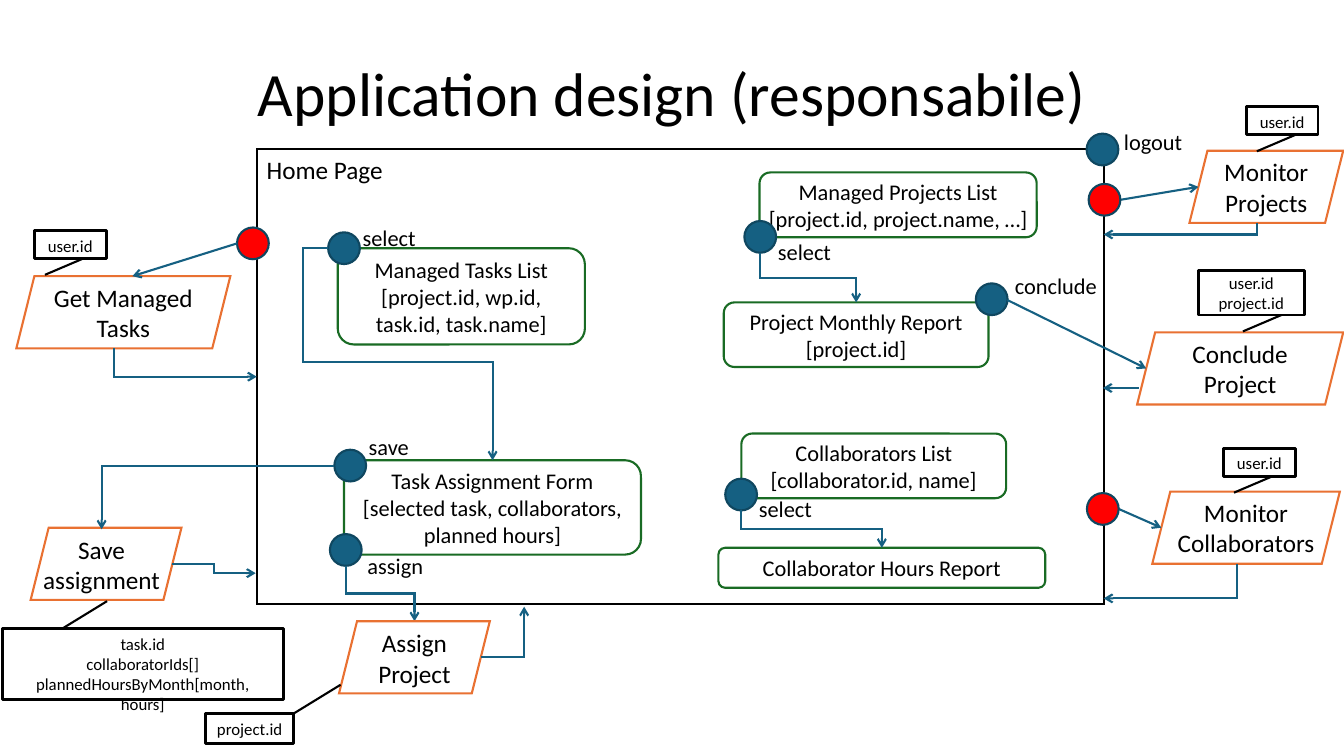
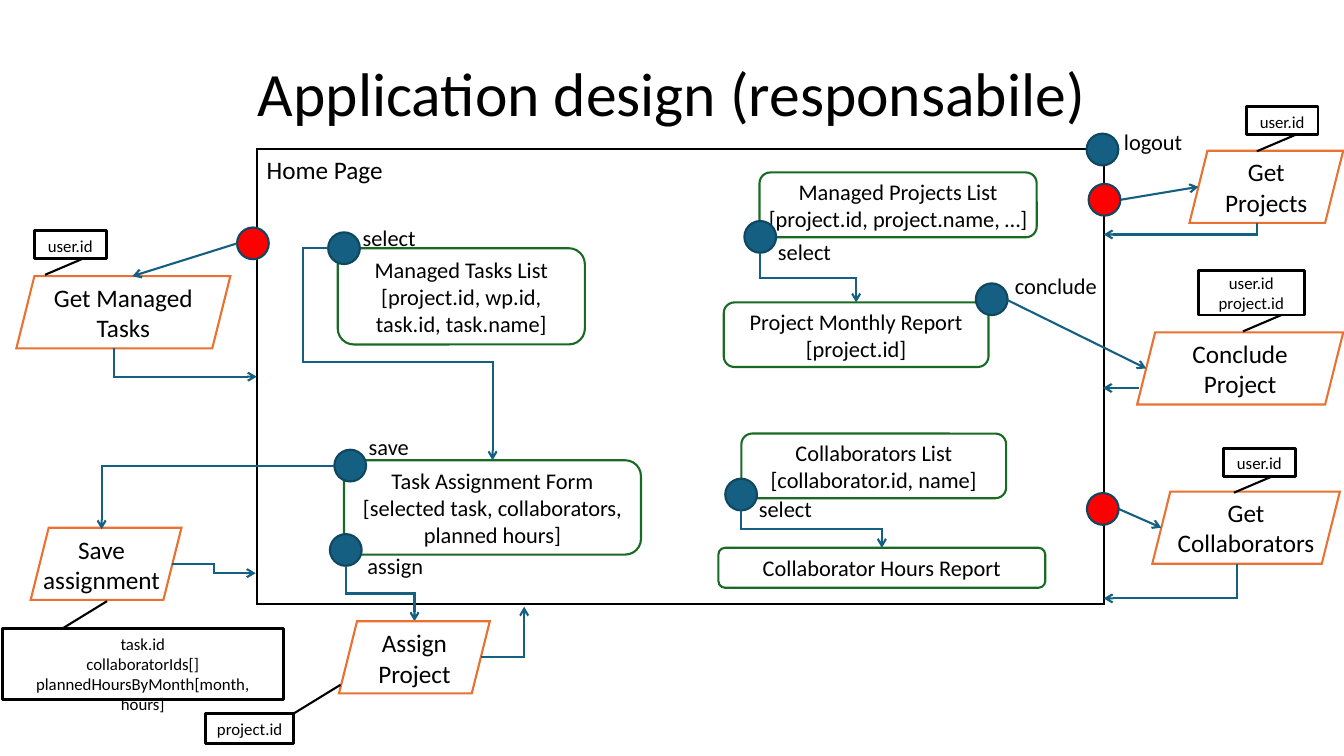
Before and after one commit to gilbertobrambilla/tiw-2026-html, a slide deck: slide 31 of docs/TIW_documentazione.pptx. Drawn at 1344x756 pixels with LibreOffice and Linux fonts; fonts in the diff are those of the drawing. Boxes give left, top, right and bottom in pixels: in the first picture for what was removed or moved away, otherwise in the second. Text is boxed around its words. In the diff, an @@ line names an element or a change of style, - is before the commit and + after.

```diff
--- a/docs/TIW_documentazione.pptx
+++ b/docs/TIW_documentazione.pptx
@@ text in parallelogram at (1225, 164, 1307, 217): text changed @@
-Monitor Projects
+Get Projects
@@ text in parallelogram at (1178, 505, 1315, 552): text changed @@
-Monitor Collaborators
+Get Collaborators
```
Also in this commit, not shown: 1 other slide changed, 4 slides added, 2 slides removed.
